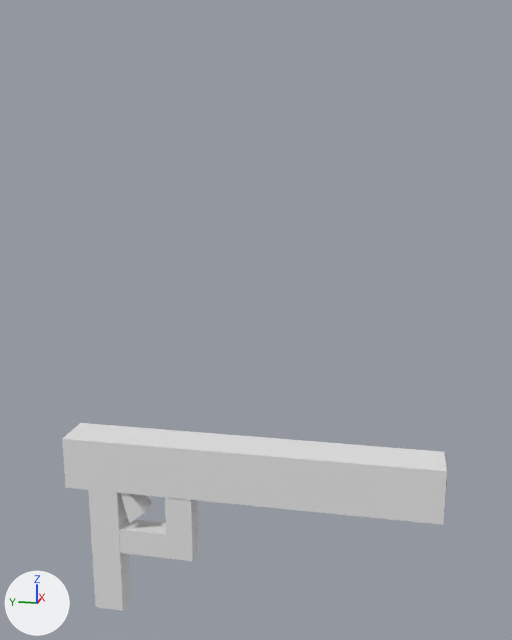
What one commit did to the Blender file BlenderModels/Glock.blend.
Before and after are seen from a 50 mm camera at (-0.574, -0.121, 1.487) aimed at (0.008, -0.005, 1.342). The axes (+X, +Y, +Z) are drawn at lower left. The lights are the same throughout.

The scene before the commit, as lines of its bpy script (objects in view):
```python
me_cube_001 = bpy.data.meshes.new('Cube.001')
me_cube_001.from_pydata(...)  # 386 vertices, 384 faces; spans x -1.0..1.0, y -1.0..1.0, z -1.0..1.0
me_cube_002 = bpy.data.meshes.new('Cube.002')
me_cube_002.from_pydata(...)  # a box spanning x -1.0..1.0, y -1.0..1.0, z -1.0..1.0
me_cube_003 = bpy.data.meshes.new('Cube.003')
me_cube_003.from_pydata(...)  # a box spanning x -1.0..1.0, y -1.0..1.0, z -1.0..1.0
me_cube_004 = bpy.data.meshes.new('Cube.004')
me_cube_004.from_pydata(...)  # a box spanning x -1.0..1.0, y -1.0..1.0, z -1.0..1.0
me_cube_005 = bpy.data.meshes.new('Cube.005')
me_cube_005.from_pydata(...)  # 8 vertices, 6 faces; spans x -1.0..1.0, y -1.0..1.0, z -1.0..1.0
ob_cube = bpy.data.objects.new('Cube', me_cube_001)
ob_cube.location = (0.0, 0.0, 1.205)
ob_cube.scale = (-0.0194, 0.169, -0.0242)
_m = ob_cube.modifiers.new('Decimate', 'DECIMATE')
_m.decimate_type = 'UNSUBDIV'
ob_cube_001 = bpy.data.objects.new('Cube.001', me_cube_002)
ob_cube_001.location = (-0.009, 0.133, 1.123)
ob_cube_001.scale = (0.0102, 0.0139, 0.0651)
_m = ob_cube_001.modifiers.new('Boolean', 'BOOLEAN')
_m.object = ob_cube_002
ob_cube_002 = bpy.data.objects.new('Cube.002', me_cube_003)
ob_cube_002.location = (-0.009, 0.098, 1.131)
ob_cube_002.rotation_euler = (-1.571, 0.0, 0.0)  # degrees (-90, 0, 0)
ob_cube_002.scale = (0.00968, 0.0123, 0.0489)
ob_cube_003 = bpy.data.objects.new('Cube.003', me_cube_004)
ob_cube_003.location = (-0.009, 0.061, 1.159)
ob_cube_003.scale = (0.00968, 0.0123, 0.0294)
_m = ob_cube_003.modifiers.new('Boolean', 'BOOLEAN')
_m.object = ob_cube_002
ob_cube_004 = bpy.data.objects.new('Cube.004', me_cube_005)
ob_cube_004.location = (-0.008, 0.115, 1.171)
ob_cube_004.rotation_euler = (-2.283, 0.0, 0.0)  # degrees (-131, 0, 0)
ob_cube_004.scale = (0.0092, 0.0204, 0.0102)
```
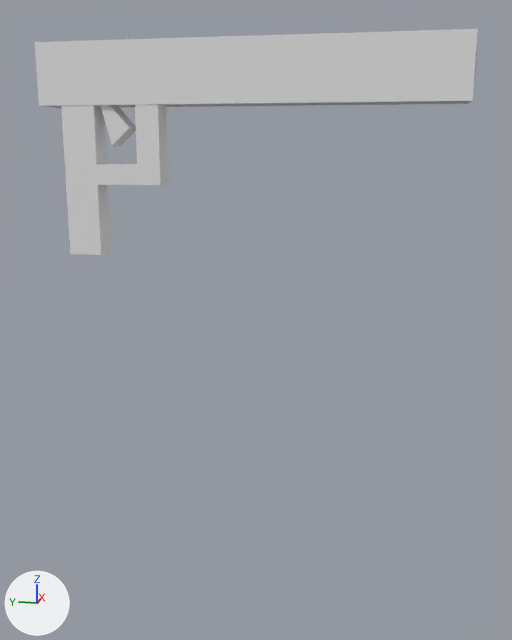
Where the change shows, as pixel boxes [x1, y1, x2, y2] in the pictures (512 x 640 px):
'Cube', moved: before [62, 423, 447, 525]; after [35, 29, 478, 108]
'Cube.001', reshaped, moved: before [88, 490, 131, 611]; after [61, 104, 168, 255]
'Cube.002', deleted: before [119, 519, 199, 561]
'Cube.004', moved: before [121, 493, 152, 523]; after [101, 105, 136, 146]
'Cube.003', deleted: before [165, 497, 198, 537]

What changed in the scene script:
```text
Change me_cube_002:
    used by ob_cube_001; location = (-0.009, 0.133, 1.123); scale = (0.0102, 0.0139, 0.0651)
    remove me_cube_002.from_pydata(...)  # 8 vertices, 6 faces; spans x -1.0..1.0, y -1.0..1.0, z -1.0..1.0
    add me_cube_002.from_pydata(...)  # 28 vertices, 26 faces; spans x -1.0..1.0, y -4.89..1.0, z -1.01..1.0
    me_cube_002 part 1
    1 face is deleted
    4 vertices in x -1.0..1.0, y -1.0..1.0, z -1.0 move by (0.0, 0.0, 1.13)
    20 vertices are added at x -1.0..1.0, y -4.89..1.0, z -1.01..0.94
    21 new faces join them
Change ob_cube:
    ob_cube.location: (0.0, 0.0, 1.205) -> (0.0, 0.0, 1.543)
Change ob_cube_001:
    ob_cube_001.location: (-0.009, 0.133, 1.123) -> (-0.009, 0.136, 1.464)
    where _m = ob_cube_001.modifiers.new('Boolean', 'BOOLEAN')
    remove _m.object = ob_cube_002
Remove ob_cube_002:
    ob_cube_002 = bpy.data.objects.new('Cube.002', me_cube_003)
    ob_cube_002.location = (-0.009, 0.098, 1.131)
    ob_cube_002.rotation_euler = (-1.571, 0.0, 0.0)  # degrees (-90, 0, 0)
    ob_cube_002.scale = (0.00968, 0.0123, 0.0489)
Remove ob_cube_003:
    ob_cube_003 = bpy.data.objects.new('Cube.003', me_cube_004)
    ob_cube_003.location = (-0.009, 0.061, 1.159)
    ob_cube_003.scale = (0.00968, 0.0123, 0.0294)
    _m = ob_cube_003.modifiers.new('Boolean', 'BOOLEAN')
    _m.object = ob_cube_002
Change ob_cube_004:
    ob_cube_004.location: (-0.008, 0.115, 1.171) -> (-0.008, 0.115, 1.509)
```
